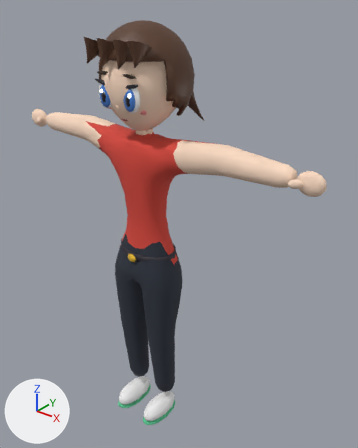
What one commit did to the glTF model pokebox-game/assets/chars/anime/f_athlete.glb.
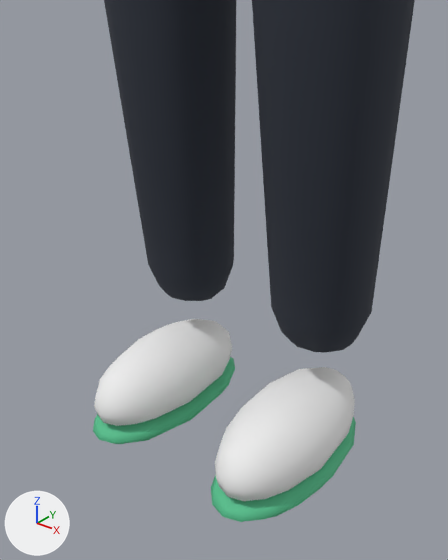
There are two pictures of each version: one whole from a 50 mm camera at (1.377, -1.46, 2.055) aimed at (0.04, 0.212, 1.019), one close up from a 50 mm camera at (0.365, -0.472, 0.493) aimed at (-0.025, 0.016, 0.19). Lighting does not change. The marker at lower left points along +X, +Y and +Z. The older version's two pictures come first. Vertices at exactly the same position are counted once.

The first close-up shows 'Trainer'.
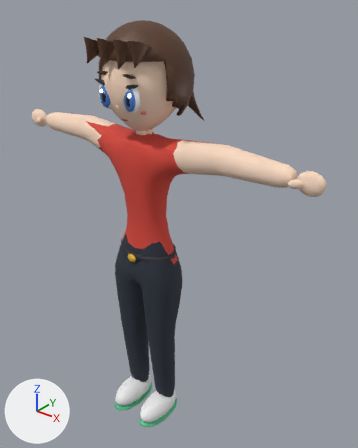
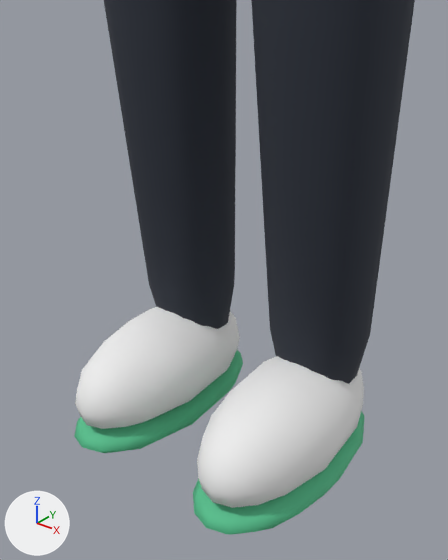
Location of each change, (x1, y1, x2, y2) in pixels of the close-ups (448 x 560 px; the box of a moved part takes in the faces that stretch with it):
'Trainer', reshaped
    before: (93, 0, 415, 522)
    after: (74, 0, 415, 534)
part 1 of me_trainer_020, moved or reshaped
    before: (215, 367, 355, 501)
    after: (197, 356, 364, 508)
part 2 of me_trainer_020, moved or reshaped
    before: (94, 319, 232, 426)
    after: (75, 307, 240, 429)
part 3 of me_trainer_020, moved or reshaped
    before: (211, 417, 356, 522)
    after: (193, 411, 364, 534)
part 4 of me_trainer_020, moved or reshaped
    before: (93, 357, 235, 444)
    after: (74, 350, 243, 453)
part 5 of me_trainer_020, moved or reshaped
    before: (104, 0, 412, 353)
    after: (104, 0, 412, 384)

The change, as a diff of the scene's bpy script:
```diff
--- a/pokebox-game/assets/chars/anime/f_athlete.glb.py
+++ b/pokebox-game/assets/chars/anime/f_athlete.glb.py
@@ me_trainer_020 @@
 me_trainer_020.from_pydata(...)  # 2694 vertices, 5199 faces; spans x -0.8..0.8, y -0.16..0.46, z 0.01..1.93
 # used by ob_trainer; location = (0.0, 0.0, 0.0)
+# me_trainer_020 part 1: the loose piece of 108 vertices spanning x 0.04..0.14, y -0.12..0.1, z 0.04..0.11 is scaled about its middle by (1.18, 1.16, 1.3), then moved by (0.0, -0.01, 0.02)
+# me_trainer_020 part 2: the loose piece of 104 vertices spanning x -0.14..-0.04, y -0.12..0.1, z 0.04..0.11 is scaled about its middle by (1.18, 1.16, 1.3), then moved by (0.0, -0.01, 0.02)
+# me_trainer_020 part 3: the loose piece of 67 vertices spanning x 0.03..0.14, y -0.13..0.1, z 0.01..0.04 is scaled about its middle by (1.18, 1.16, 1.3), then moved by (0.0, -0.01, 0.01)
+# me_trainer_020 part 4: the loose piece of 67 vertices spanning x -0.14..-0.03, y -0.13..0.1, z 0.01..0.04 is scaled about its middle by (1.18, 1.16, 1.3), then moved by (0.0, -0.01, 0.01)
+# me_trainer_020 part 5: all 76 vertices in x -0.14..0.14, y -0.02..0.08, z 0.14..0.19 are scaled about their middle by (1, 1.04, 1.69), then moved by (0.0, 0.0, -0.04)
 me_trainer_020.materials.append(mat_skin)
```
